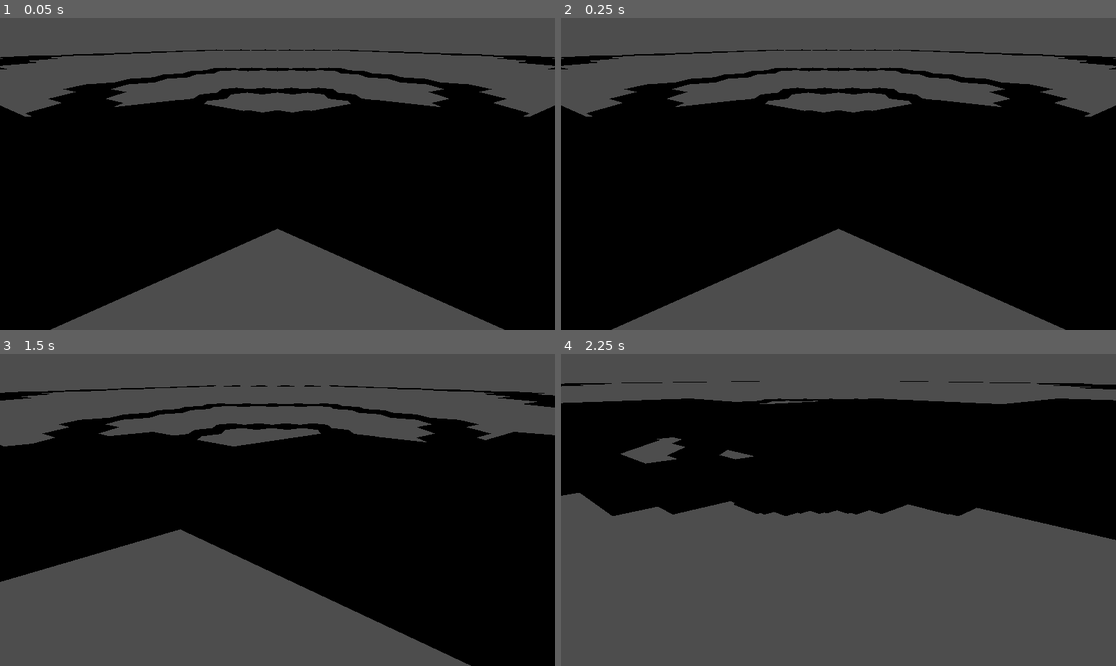
Above: before the commit, frames 1-4 (two rows, left to right).
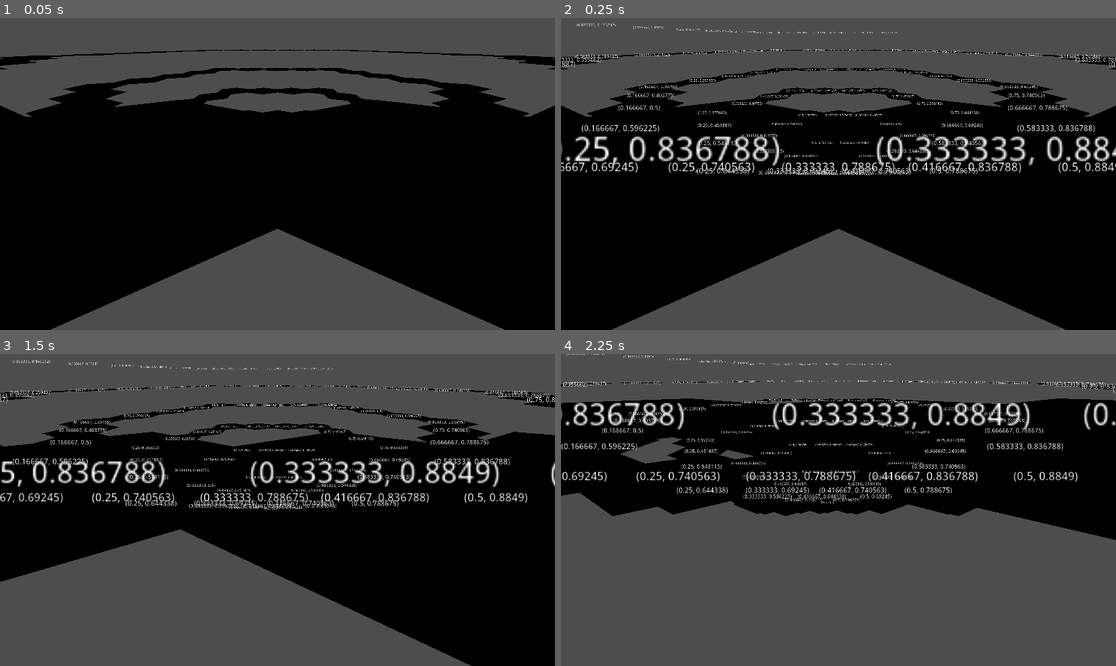
Above: after the commit, the same moments.

Repository: Deathlymad/basin_game
Game: Godot game, scene res://scenes/MainScene/MainScene.tscn
Two runs of this game, one before a commit and one after it. Both use one fixed random seed, a clock stepped at 60 frames per second and the inputs below.
Inputs (mouse positions are in pixels of both pictures, inside the frame that each line leads up to):
- Up to frame 1 (0.05 s): no input
- Up to frame 2 (0.25 s): no input
- Up to frame 3 (1.5 s): tap Enter at 0.5 s; move the mouse to (399, 494) at 0.52 s; hold D (right) 0.53-1.28 s; hold Middle mouse button (Middle_Click) 0.53-1.28 s; tap Space at 1.25 s; move the mouse to (166, 525) at 1.27 s; hold Down (backward) from 1.28 s (still down); right-click (166, 525) at 1.35 s
- Up to frame 4 (2.25 s): move the mouse to (894, 441) at 2.02 s; release Down (backward) at 2.03 s; hold D (right) from 2.03 s (still down); hold Mouse wheel up (ZoomIn) from 2.03 s (still down)

Frame 1 is identical in both runs. In frame 2, 6.2% of the frame differs, in the area x 0-100%, y 1-51%; in frame 3, 5.5%; in frame 4, 5.7%.

Commit message:
added UV calc

Diff:
--- a/scenes/HexScene/HexScene.tscn
+++ b/scenes/HexScene/HexScene.tscn
@@ -15,7 +15,6 @@
 transparent_bg = true
 
 [node name="Label" type="Label" parent="CanvasLayer"]
-visible = false
 anchors_preset = 15
 anchor_right = 1.0
 anchor_bottom = 1.0
@@ -32,7 +31,6 @@
 script = ExtResource("2_h4lnt")
 
 [node name="Sprite3D" type="Sprite3D" parent="."]
-visible = false
 billboard = 1
 double_sided = false
 no_depth_test = true
--- a/scenes/HexScene/hexagon.gd
+++ b/scenes/HexScene/hexagon.gd
@@ -11,7 +11,10 @@
 	#reconstructed.round_coord()
 	#print(hex_position.to_string(), reconstructed.to_string())
 
-	$CanvasLayer/Label.text = hex_position.to_string()
+	#$CanvasLayer/Label.text = hex_position.to_string()
+	var uv =  $MeshInstance3D.uv_offset
+	print(uv)
+	$CanvasLayer/Label.text = str(uv)
 
 	#pos update
 	global_position = hex_position.to_carthesian() + Vector3.UP * height
--- a/scenes/HexScene/hexagon_renderer.gd
+++ b/scenes/HexScene/hexagon_renderer.gd
@@ -1,11 +1,30 @@
 extends MeshInstance3D
 
+var normalizedUV : Vector2
+var uv_offset = Vector2.ZERO
 
 func _ready():
-	var res = _update_mesh()
+
+	_calculate_uv()
+	var res = _update_mesh(Vector3.ZERO, 0, Vector2())
 	apply_update_to_mesh(res[0], res[1])
 
-func _update_mesh(coord_offset : Vector3 = Vector3.ZERO, idx_offset : int = 0):
+
+func _calculate_uv():
+	var hex_pos = get_parent().hex_position
+	var grid_radius = get_parent().get_parent().radius
+
+	var x = hex_pos.pos.x
+	var y = hex_pos.pos.y
+	var z = hex_pos.pos.z
+
+	var u = (3.0/2.0 * x + 3.0/2.0 * y + 0.0 * z) / (3.0 * grid_radius)
+	var v = (sqrt(3)/2.0 * x - sqrt(3)/2.0 * y + sqrt(3) * z) / (3.0 * grid_radius)
+
+	uv_offset = Vector2(u + 0.5, v + 0.5)
+
+
+func _update_mesh(coord_offset : Vector3 = Vector3.ZERO, idx_offset : int = 0, uv_offset: Vector2 = Vector2.ZERO):
 	var pts : Array[Vector3] = []
 
 	pts.append(Vector3.ZERO) #Center
@@ -18,6 +37,9 @@
 	pts.append(Vector3(                       0, 0,        HexHelper.OUTER_RADIUS))
 
 	var idx : Array[int] = []
+
+
+
 
 	for i in range(1, 7):
 		idx.append(0)
--- a/scenes/MainScene/MainScene.tscn
+++ b/scenes/MainScene/MainScene.tscn
@@ -22,7 +22,6 @@
 
 [node name="Basin" type="Node3D" parent="."]
 script = ExtResource("2_1ka3p")
-radius = null
 
 [node name="Node3D" type="Node3D" parent="."]
 script = ExtResource("3_fupjk")
